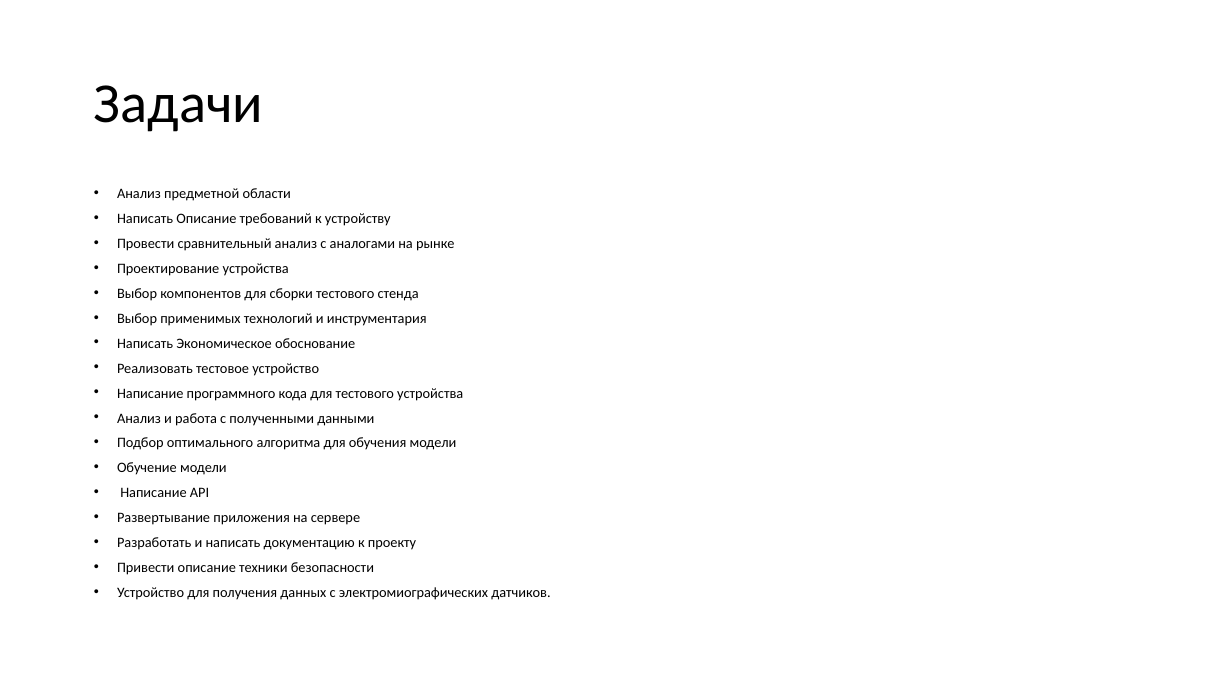
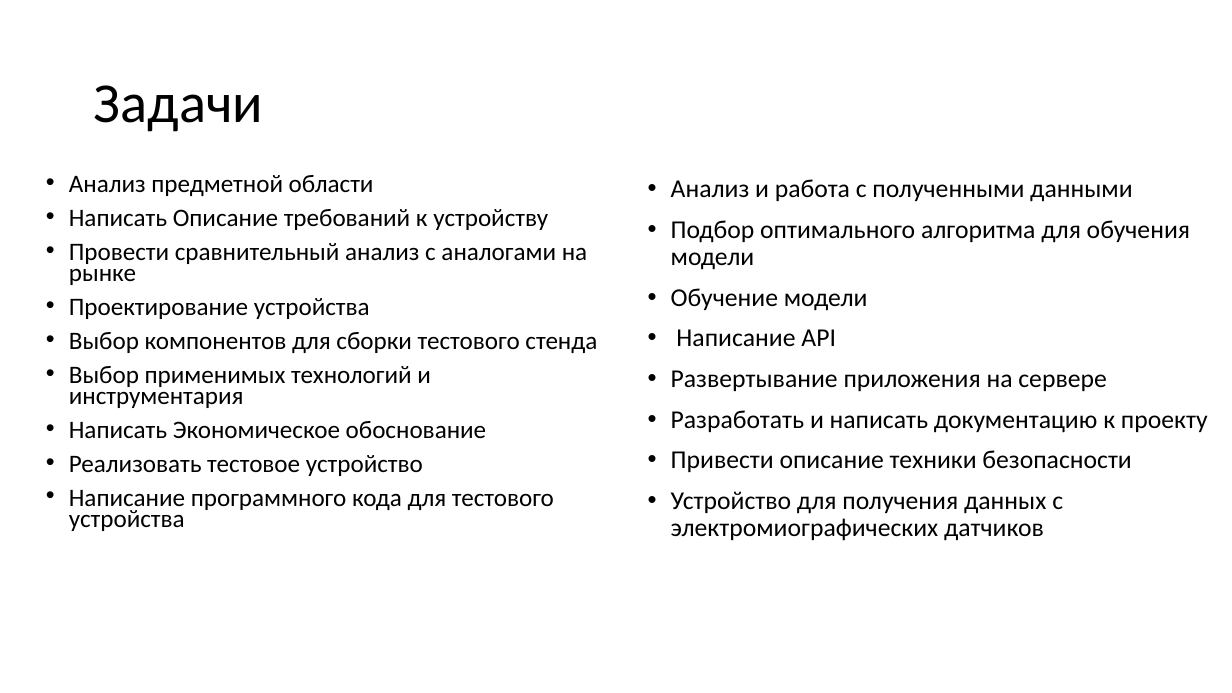
Before and after one commit to pepellsd/diplom, a slide deck: slide 4 of presentation.pptx. Drawn at 1232x693 pixels with LibreOffice and Linux fonts; fonts in the diff are those of the drawing. Boxes give left, top, right and bottom in pixels: in the first picture for what was removed or moved away, otherwise in the second. Text is boxed around its words. In the diff, an @@ line names an element or a change of style, - is before the commit and + after.

```diff
--- a/presentation.pptx
+++ b/presentation.pptx
@@ text "Анализ предметной области": place and size @@
-text "Анализ предметной области" at bbox=[117, 188, 550, 600]
+text "Анализ предметной области" at bbox=[69, 175, 597, 531]
@@ text "Анализ предметной области" at bbox=[69, 175, 597, 531]: size 11.2 to 19.6 pt @@
@@ text added at bbox=[671, 179, 1208, 541], 20 pt, text #000000 @@
+• Анализ и работа с полученными данными
+• Подбор оптимального алгоритма для обучения модели
+• Обучение модели
+• Написание API
+• Развертывание приложения на сервере
+• Разработать и написать документацию к проекту
+• Привести описание техники безопасности
+• Устройство для получения данных с электромиографических датчиков
@@ text at bbox=[117, 413, 550, 600]: paragraphs removed @@
-• Анализ и работа с полученными данными
-• Подбор оптимального алгоритма для обучения модели
-• Обучение модели
-• Написание API
-• Развертывание приложения на сервере
-• Разработать и написать документацию к проекту
-• Привести описание техники безопасности
-• Устройство для получения данных с электромиографических датчиков.
```
Also in this commit, not shown: 6 other slides changed, 3 slides added, 4 slides removed.
